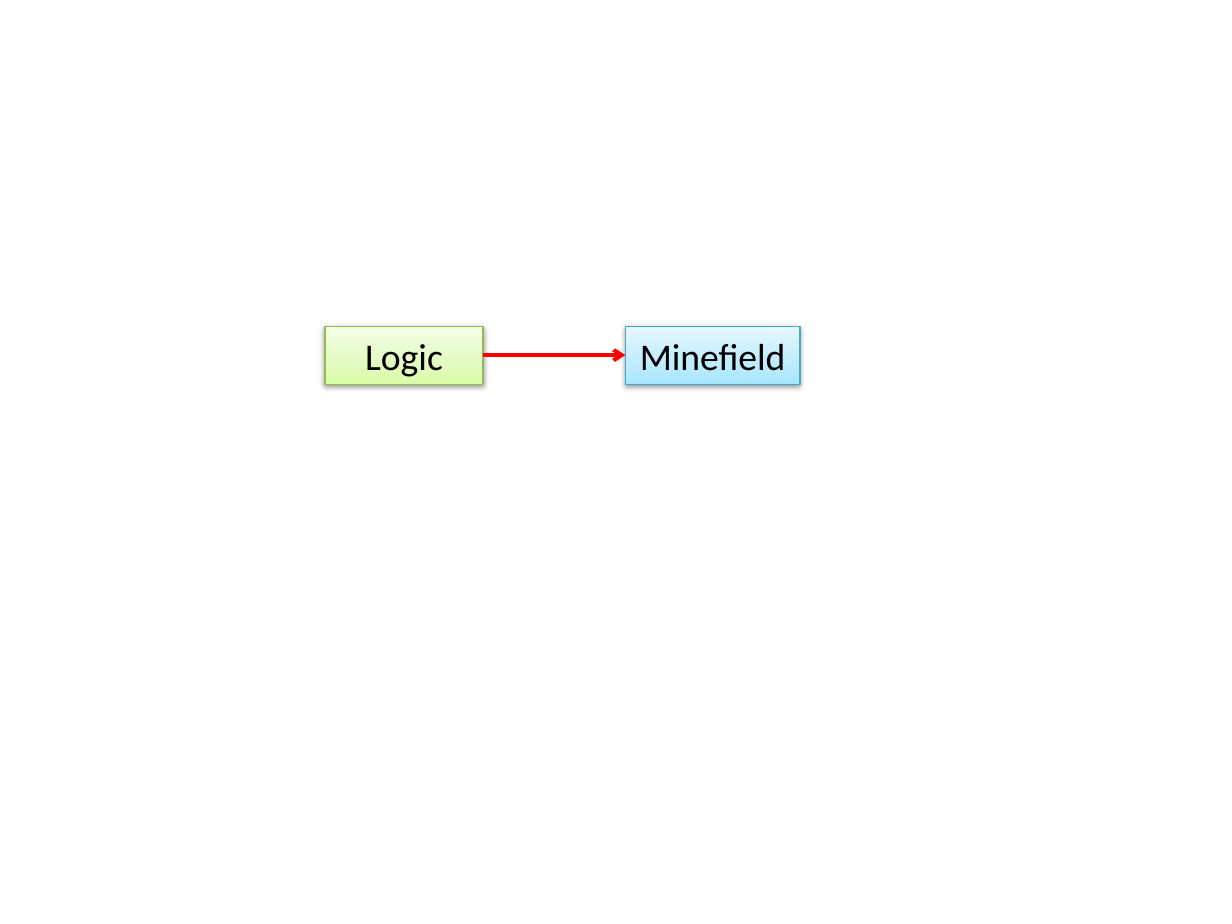
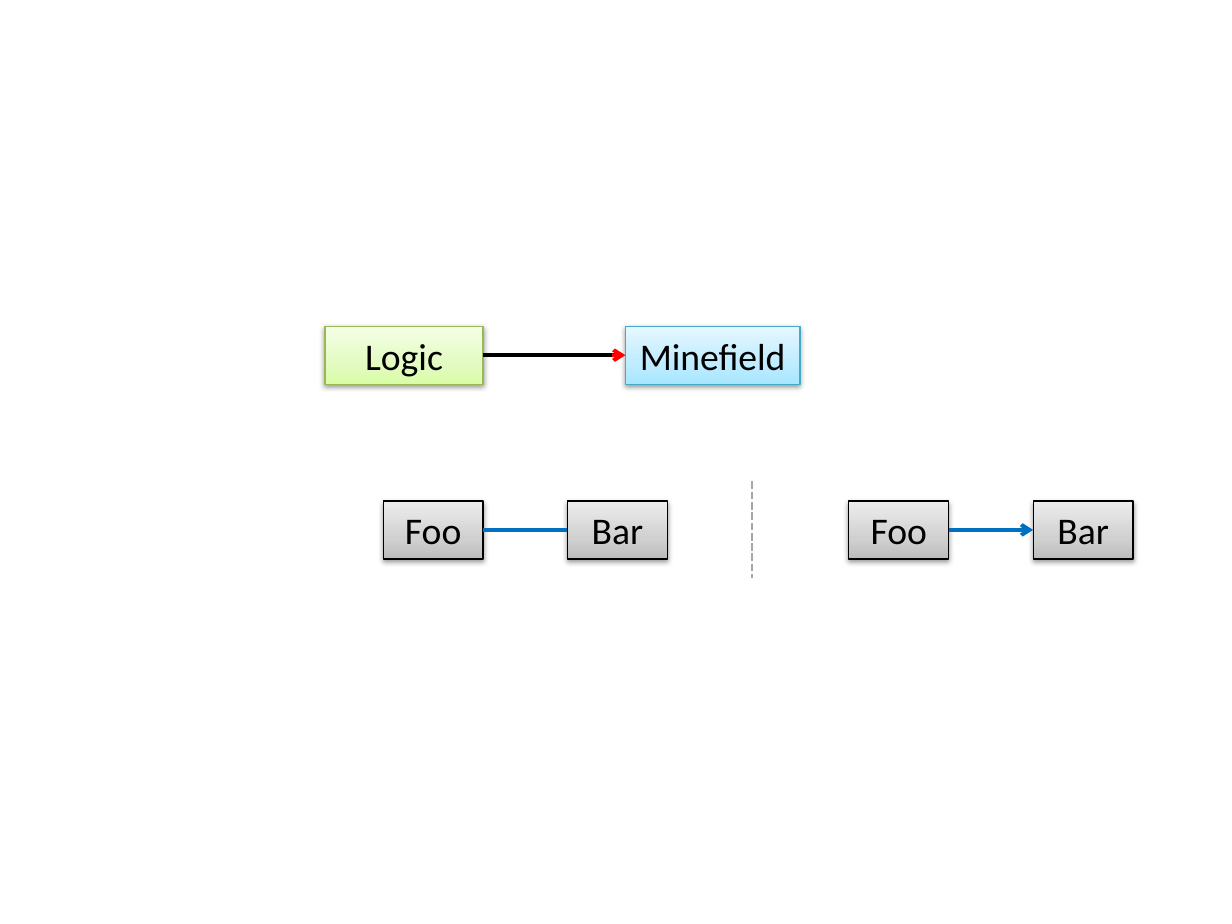
Before and after one commit to se-edu/se-book, a slide deck: slide 1 of diagrams/uml/classDiagrams/associations/navigability/logicMinefield.pptx. Drawn at 1232x924 pixels with LibreOffice and Linux fonts; fonts in the diff are those of the drawing. Boxes give left, top, right and bottom in pixels: in the first picture for what was removed or moved away, otherwise in the second. Text is boxed around its words. In the diff, an @@ line names an element or a change of style, - is before the commit and + after.

```diff
--- a/diagrams/uml/classDiagrams/associations/navigability/logicMinefield.pptx
+++ b/diagrams/uml/classDiagrams/associations/navigability/logicMinefield.pptx
@@ elbow arrow removed from (483, 355) to (626, 355) @@
@@ line added from (483, 355) to (620, 355), #000000 2.25 pt @@
@@ rectangle added at (x1=383, y1=501, x2=483, y2=559), fill gradient #BDBDBD to #D1D1D1 to #EEEEEE, outline #000000 0.75 pt, 22 pt, text #000000 @@
+Foo
@@ rectangle added at (x1=568, y1=501, x2=668, y2=559), fill gradient #BDBDBD to #D1D1D1 to #EEEEEE, outline #000000 0.75 pt, 22 pt, text #000000 @@
+Bar
@@ line added from (752, 482) to (752, 578), #A6A6A6 1.5 pt dashed @@
@@ rectangle added at (x1=849, y1=501, x2=949, y2=559), fill gradient #BDBDBD to #D1D1D1 to #EEEEEE, outline #000000 0.75 pt, 22 pt, text #000000 @@
+Foo
@@ rectangle added at (x1=1034, y1=501, x2=1133, y2=559), fill gradient #BDBDBD to #D1D1D1 to #EEEEEE, outline #000000 0.75 pt, 22 pt, text #000000 @@
+Bar
@@ line added from (483, 530) to (568, 530), #0070C0 2.25 pt @@
@@ arrow added from (949, 530) to (1034, 530), #0070C0 2.25 pt @@
```
Also in this commit, not shown: 7 other files.
